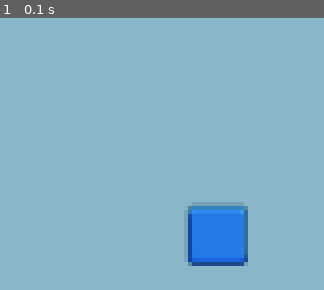
Above: before the commit, frame 1.
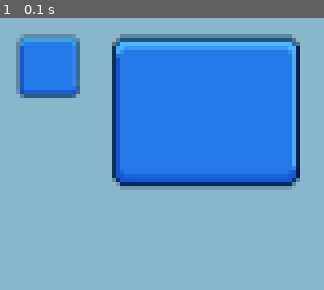
Above: after the commit, the same moment.

Repository: seanK200/picard
Game: pygame game, started from run.py
The game is run twice, just before and just after one commit, with the same random seed, the same clock (stepped at 60 frames per second) and the same inputs.
Inputs:
- Up to frame 1 (0.1 s): no input

The runs differ from the first frame. In frame 1, 42% of the frame differs, in the area x 4-93%, y 5-92%.

Commit message:
sprite scaling

Diff:
--- a/picard/__init__.py
+++ b/picard/__init__.py
@@ -1,7 +1,7 @@
 import pygame
 from typing import List
 from .const import *
-from .ui import Element, ImageElement
+from .ui import Element, ImageElement, UIElement
 
 class PiCard:
     def __init__(self, is_dev: bool, fps: int) -> None:
@@ -19,8 +19,11 @@
         # square = Element(10, 20, 100, 50, background=(128, 34, 0))
         # self.all_elements.append(square)
 
-        frame = ImageElement(100, 100, src="assets/UI_Flat_Frame_01_Lite.png")
+        frame = ImageElement(10, 10, src="assets/UI_Flat_Frame_01_Lite.png")
         self.all_elements.append(frame)
+
+        frame2 = UIElement(60, 10, 100, 80, src="assets/UI_Flat_Frame_01_Lite.png", scale_by=2, scale_boundary=(5, 4, 5, 4))
+        self.all_elements.append(frame2)
 
 
 
--- a/picard/ui.py
+++ b/picard/ui.py
@@ -201,8 +201,7 @@
 
 
     def render_opacity(self):
-        if self.opacity != None:
-            self.image.set_alpha(self._opacity.get())
+        self.image.set_alpha(self._opacity.get())
 
 
     def get_updated_rect(self) -> Union[pygame.Rect, None]:
@@ -225,55 +224,50 @@
         scale_by: float = 1.0,
         colorkey: Union[Tuple[int], None] = None,
         focusable: bool = False,
-        background: Union[Tuple[int], None] = None,
-        opacity: Union[int, None] = None
+        opacity: Union[int, None] = None,
+        init_image: bool = True,
     ) -> None:
-        super().__init__(x, y, width, height, colorkey=colorkey, focusable=focusable, background=background, opacity=opacity, init_image=False)
+        super().__init__(x, y, width, height, colorkey=colorkey, focusable=focusable, background=None, opacity=opacity, init_image=False)
         self.src = src
-        self._scale_by = State(scale_by, self.all_states)
-        self.init_image()
-
-
-    @property
-    def scale_by(self):
-        return self._scale_by.value
-
-
-    @scale_by.setter
-    def scale_by(self, value: float):
-        self._scale_by.set(value)
+        self.scale_by = scale_by
+        if init_image:
+            self.init_image()
 
 
     def init_image(self):
         self.load_image()
-        self.scale_image()
         self.render(True)
 
 
     def load_image(self):
         self.image = pygame.image.load(self.src).convert()
         self.image.set_colorkey(self.colorkey if self.colorkey else (0, 0, 0), pygame.RLEACCEL)
+        if self.scale_by != 1:
+            original_rect = self.image.get_rect()
+            self.image = pygame.transform.scale(self.image, (original_rect.w * self.scale_by, original_rect.h * self.scale_by))
         self.rect = self.image.get_rect(left=self.x, top=self.y)
         self.original_image = self.image
 
 
-    def scale_image(self):
-        scaled = True
-        if self.w and self.h:
-            self.image = pygame.transform.scale(self.original_image, (self.w, self.h))
-        elif self.w:
-            h = math.floor(self.w * self.rect.h / self.rect.w)
-            self.image = pygame.transform.scale(self.original_image, (self.w, h))
-        elif self.h:
-            w = math.floor(self.h * self.rect.w / self.rect.h)
-            self.image = pygame.transform.scale(self.original_image, (w, self.h))
-        elif self.scale_by != 1:
-            self.image = pygame.transform.scale(self.original_image, (self.rect.w * self.scale_by, self.rect.h * self.scale_by))
-        else:
-            scaled = False
-
-        if scaled:
-            self.rect = self.image.get_rect(left=self.x, top=self.y)
+    def render(self, force: bool = False):
+        if not force and not self.changed:
+            return
+
+        self.updated = True
+        if force or self._w.changed or self._h.changed:
+            w = self._w.get()
+            h = self._h.get()
+
+            if not w and h:
+                w = math.floor(h * self.rect.w / self.rect.h)
+            if not h and w:
+                h = math.floor(w * self.rect.h / self.rect.w)
+
+            if w and h:
+                self.image = pygame.transform.scale(self.original_image, (w, h))
+                self.rect = self.image.get_rect(left=self.x, top=self.y)
+
+        self.render_opacity()
 
 
 class UIElement(ImageElement):
@@ -289,10 +283,9 @@
         scale_boundary: Union[Tuple[int], None] = None,
         colorkey: Union[Tuple[int], None] = None,
         focusable: bool = False,
-        background: Union[Tuple[int], None] = None,
         opacity: Union[int, None] = None
     ) -> None:
-        super().__init__(x, y, width, height, src=src, scale_by=scale_by, colorkey=colorkey, focusable=focusable, background=background, opacity=opacity)
+        super().__init__(x, y, width, height, src=src, scale_by=scale_by, colorkey=colorkey, focusable=focusable, opacity=opacity, init_image=False)
         if type(scale_boundary) == tuple:
             if 4 % len(scale_boundary) == 0:
                 self.scale_boundary: Tuple[int] = scale_boundary * (4 // len(scale_boundary))
@@ -300,342 +293,90 @@
                 raise ValueError('scale_boundary length should be either 1, 2, 4')
         elif type(scale_boundary) == int:
             self.scale_boundary: Tuple[int] = [scale_boundary] * 4
+        elif scale_boundary == None:
+            self.scale_boundary = (0, 0, 0, 0)
         else:
             raise TypeError('Unexpected scale_boundary type: ' + str(type(scale_boundary)))
+
+        if scale_by != 1:
+            self.scale_boundary = tuple(i * self.scale_by for i in self.scale_boundary)
+
+        print(self.scale_boundary)
+
         self.init_image()
 
 
     def load_image(self):
         super().load_image()
-        # self.repeat_rect = pygame.Rect(
-        #     self.scale_boundary[3],
-        #     self.scale_boundary[0],
-        #     self.rect.w - self.scale_boundary[3] - self.scale_boundary[1],
-        #     self.rect.h - self.scale_boundary[0] - self.scale_boundary[2]
-        # )
-
-    def scale_image(self):
-        if self.scale_by != 1:
-            self.image = pygame.transform.scale(self.original_image, (self.rect.w * self.scale_by, self.rect.h * self.scale_by))
-
-
-
-# class UIElement(ImageElement):
-#     def __init__(
-#         self,
-#         x: int,
-#         y: int,
-#         width: int = 0,
-#         height: int = 0,
-#         *,
-#         scale_boundary: Union[int, Tuple[int]],
-#         src: str = '',
-#         scale_by: int = 1,
-#         colorkey: Union[Tuple[int], None] = None,
-#         focusable: bool = False,
-#         background: Union[Tuple[int], None] = None,
-#         opacity: Union[int, None] = None
-#     ) -> None:
-#         if type(scale_boundary) == tuple:
-#             if 4 % len(scale_boundary) == 0:
-#                 self.scale_boundary: Tuple[int] = scale_boundary * (4 // len(scale_boundary))
-#             else:
-#                 raise ValueError('scale_boundary length should be either 1, 2, 4')
-#         elif type(scale_boundary) == int:
-#             self.scale_boundary: Tuple[int] = [scale_boundary] * 4
-#         else:
-#             raise TypeError('Unexpected scale_boundary type: ' + str(type(scale_boundary)))
-#         self.corners: Union[pygame.Surface, None] = None
-
-#         super().__init__(
-#             x,
-#             y,
-#             width,
-#             height,
-#             src=src,
-#             scale_by=scale_by,
-#             colorkey=colorkey,
-#             focusable=focusable,
-#             background=background,
-#             opacity=opacity
-#         )
-
-#     def scale_image(self):
-#         boundary = self.scale_boundary
-#         if self.scale_by != 1:
-#             self.scale_boundary = tuple(i * self.scale_by for i in self.scale_boundary)
-
-#         # Scaled size
-#         if self._w and self._h:
-#             scaled_w = self._w
-#             scaled_h = self._h
-#         elif self._w:
-#             scaled_w = self._w
-#             scaled_h = self._w
-#         elif self._h:
-#             scaled_w = self._h
-#             scaled_h = self._h
-#         elif self.scale_by == 1:
-#             self.image = self.original_image
-
-
-#         # Create corners Surface
-#         if not self.corners:
-#             chop_w = self.rect.w * self.scale_by - boundary[3] - boundary[1]
-#             chop_h = self.rect.h * self.scale_by - boundary[0] - boundary[2]
-#             self.corners = pygame.transform.chop(self.original_image, pygame.Rect(boundary[3], boundary[0], chop_w, chop_h))
-
-
-
-
-
-
-
-# if self.scale_boundary:
-#     if self.scale_by != 1:
-#         self.scale_boundary = tuple(i * self.scale_by for i in self.scale_boundary)
-
-#     boundary = self.scale_boundary
-#     if not self.corners:
-        # chop_w = self.rect.w * self.scale_by - boundary[3] - boundary[1]
-        # chop_h = self.rect.h * self.scale_by - boundary[0] - boundary[2]
-        # self.corners = pygame.transform.chop(self.original_image, pygame.Rect(boundary[3], boundary[0], chop_w, chop_h))
-
-#     # Scaled
-    # if self._w and self._h:
-    #     scaled_w = self._w
-    #     scaled_h = self._h
-    # elif self._w:
-    #     scaled_w = self._w
-    #     scaled_h = self._h
-    # elif self._h:
-
-
-
-#     # Blit corners
-
-
-
-
-
-# class Resizable(pygame.sprite.Sprite):
-#     def __init__(
-#         self,
-#         src: str,
-#         rect: pygame.Rect,
-#         boundary: Optional[Union[List[int], Tuple[int], int]] = None,
-#         scale: int = 1,
-#     ) -> None:
-#         super().__init__()
-
-#         # Boundary condition
-#         self.boundary: List[int] = []
-#         if boundary != None:
-#             if type(boundary) == int:
-#                 self.boundary.append(boundary)
-#             elif type(boundary) == list or type(boundary) == tuple:
-#                 for v in boundary:
-#                     self.boundary.append(v)
-#             else:
-#                 raise TypeError('Expected List[int]')
-#             if 4 % len(self.boundary) == 0:
-#                 self.boundary *= 4 // len(self.boundary)
-#             else:
-#                 raise ValueError('Invalid boundary length: ' + str(len(self.boundary)))
-
-#         if scale != 1:
-#             for i, b in enumerate(self.boundary):
-#                 self.boundary[i] = b * scale
-
-#         # Size
-#         self.rect = rect
-#         min_w = self.boundary[1] + self.boundary[3]
-#         min_h = self.boundary[0] + self.boundary[2]
-#         if self.rect.w < min_w:
-#             self.rect.w = min_w
-#         if self.rect.h < min_h:
-#             self.rect.h = min_h
-
-#         # Load image
-#         self.img_surf = pygame.image.load(src).convert()
-#         if scale != 1:
-#             img_rect = self.img_surf.get_rect()
-#             self.img_surf = pygame.transform.scale(
-#                 self.img_surf,
-#                 (img_rect.w * scale, img_rect.h * scale)
-#             )
-#         self.img_surf.set_colorkey((0, 0, 0), pygame.RLEACCEL)
-#         img_rect = self.img_surf.get_rect()
-#         img_w = img_rect.width
-#         img_h = img_rect.height
-
-#         # Get x, y, w, h for repeatable Area
-#         repeat_rect = pygame.Rect(
-#             self.boundary[3],
-#             self.boundary[0],
-#             img_w - self.boundary[3] - self.boundary[1],
-#             img_h - self.boundary[0] - self.boundary[2]
-#         )
-
-#         # Get x, y, w, h for corners (topleft, topright, bottomright, bottomleft)
-#         if self.boundary[0] and self.boundary[3]:
-#             corner_tl = pygame.Rect(
-#                 0,
-#                 0,
-#                 self.boundary[3],
-#                 self.boundary[0],
-#             )
-#         else:
-#             corner_tl = None
-
-#         if self.boundary[0] and self.boundary[1]:
-#             corner_tr = pygame.Rect(
-#                 img_w - self.boundary[1],
-#                 0,
-#                 self.boundary[1],
-#                 self.boundary[0],
-#             )
-#         else:
-#             corner_tr = None
-
-#         if self.boundary[1] and self.boundary[2]:
-#             corner_br = pygame.Rect(
-#                 img_w - self.boundary[1],
-#                 img_h - self.boundary[2],
-#                 self.boundary[1],
-#                 self.boundary[2],
-#             )
-#         else:
-#             corner_br = None
-
-#         if self.boundary[2] and self.boundary[3]:
-#             corner_bl = pygame.Rect(
-#                 0,
-#                 img_h - self.boundary[2],
-#                 self.boundary[3],
-#                 self.boundary[2],
-#             )
-#         else:
-#             corner_bl = None
-
-#         # Get x, y, w, h for edges (top, right, bottom, left)
-#         if self.boundary[0]:
-#             edge_t = pygame.Rect(
-#                 self.boundary[3],
-#                 0,
-#                 repeat_rect.w,
-#                 self.boundary[0],
-#             )
-#         else:
-#             edge_t = None
-
-#         if self.boundary[1]:
-#             edge_r = pygame.Rect(
-#                 img_w - self.boundary[1],
-#                 self.boundary[0],
-#                 self.boundary[1],
-#                 repeat_rect.h,
-#             )
-#         else:
-#             edge_r = None
-
-#         if self.boundary[2]:
-#             edge_b = pygame.Rect(
-#                 self.boundary[3],
-#                 img_h - self.boundary[2],
-#                 repeat_rect.w,
-#                 self.boundary[2],
-#             )
-#         else:
-#             edge_b = None
-
-#         if self.boundary[3]:
-#             edge_l = pygame.Rect(
-#                 0,
-#                 self.boundary[0],
-#                 self.boundary[3],
-#                 repeat_rect.h,
-#             )
-#         else:
-#             edge_l = None
-
-#         self.repeat_rect = repeat_rect
-#         self.corner_rects = (corner_tl, corner_tr, corner_br, corner_bl)
-#         self.edge_rects = (edge_t, edge_r, edge_b, edge_l)
-
-#         print("REPEAT")
-#         print(repeat_rect)
-#         print("\nCORNERS")
-#         for c in self.corner_rects:
-#             if c:
-#                 print(c.w, c.h, c.x, c.y)
-#             else:
-#                 print("None")
-#         print("\nEDGES")
-#         for e in self.edge_rects:
-#             if e:
-#                 print(e.w, e.h, e.x, e.y)
-#             else:
-#                 print("None")
-
-#         self.draw()
-
-
-#     def draw(self):
-#         self.surf = pygame.Surface((self.rect.w, self.rect.h))
-#         self.surf.set_colorkey((0, 0, 0), pygame.RLEACCEL)
-#         self.rect = self.surf.get_rect(
-#             x=self.rect.x,
-#             y=self.rect.y
-#         )
-
-#         # Blit corners
-#         corner_dests = (
-#             (0, 0),
-#             (self.rect.w - self.boundary[1], 0),
-#             (self.rect.w - self.boundary[1], self.rect.h - self.boundary[2]),
-#             (0, self.rect.h - self.boundary[2]),
-#         )
-#         for i, corner_rect in enumerate(self.corner_rects):
-#             if corner_rect:
-#                 self.surf.blit(self.img_surf, corner_dests[i], corner_rect)
-
-#         edge_w = self.rect.w - self.boundary[3] - self.boundary[0]
-#         edge_h = self.rect.h - self.boundary[0] - self.boundary[2]
-
-#         for i, edge_rect in enumerate(self.edge_rects):
-#             if edge_rect:
-#                 if i % 2 == 0:
-#                     if edge_w:
-#                         pass
-#                 else:
-#                     if edge_h:
-#                         pass
-
-
-
-
-
-
-
-# class Element:
-#     def __init__(self, focusable: bool = True, tabindex: int = -1) -> None:
-#         self.focusable = focusable
-#         self.focused = False
-#         pass
-
-
-# class Button(Element):
-#     IDLE = 0
-#     PRESS = 1
-#     LOCK = 2
-#     RELEASE = 3
-
-
-#     def __init__(self, focusable: bool = True, tabindex: int = -1, latch: bool = False) -> None:
-#         super().__init__(focusable, tabindex)
-#         self.latch = latch
-#         self.disabled = False
-
-#         # For animations
-#         self.frame = 0
+        bn = self.scale_boundary
+        ow = self.rect.w
+        oh = self.rect.h
+        self.interior_rect = pygame.Rect(bn[3], bn[0], ow - bn[3] - bn[1], oh - bn[0] - bn[2])
+        self.corner_rects = (
+            pygame.Rect(0, 0, bn[3], bn[0]) if bn[0] and bn[3] else None,
+            pygame.Rect(ow - bn[1], 0, bn[1], bn[0]) if bn[0] and bn[1] else None,
+            pygame.Rect(ow - bn[1], oh - bn[2], bn[1], bn[2]) if bn[1] and bn[2] else None,
+            pygame.Rect(0, oh - bn[2], bn[3], bn[2]) if bn[2] and bn[3] else None,
+        )
+
+        iw = self.interior_rect.w
+        ih = self.interior_rect.h
+        self.edge_rects = (
+            pygame.Rect(bn[3], 0, iw, bn[0]) if bn[0] else None,
+            pygame.Rect(ow - bn[1], bn[0], bn[1], ih) if bn[1] else None,
+            pygame.Rect(bn[3], oh - bn[2], iw, bn[2]) if bn[2] else None,
+            pygame.Rect(0, bn[0], bn[3], ih) if bn[3] else None,
+        )
+
+
+    def render(self, force: bool = False):
+        if not force and not self.changed:
+            return
+
+        self.updated = True
+        self.image = pygame.Surface((self.w, self.h))
+        self.image.set_colorkey((0, 0, 0), pygame.RLEACCEL)
+        self.rect = self.image.get_rect(left=self.x, top=self.y)
+
+        bn = self.scale_boundary
+
+        # Corners
+        corner_dests = (
+            (0, 0),
+            (self.w - bn[1], 0),
+            (self.w - bn[1], self.h - bn[2]),
+            (0, self.h - bn[2]),
+        )
+        for i, corner_rect in enumerate(self.corner_rects):
+            if corner_rect:
+                self.image.blit(self.original_image, corner_dests[i], corner_rect)
+
+        # Edges
+        edge_sizes = (
+            (self.w - bn[3] - bn[1], bn[0]),
+            (bn[1], self.h - bn[0] - bn[2]),
+            (self.w - bn[3] - bn[1], bn[2]),
+            (bn[3], self.h - bn[0] - bn[2]),
+        )
+        edge_dests = (
+            (bn[3], 0),
+            (self.w - bn[1], bn[0]),
+            (bn[3], self.h - bn[2]),
+            (0, bn[0])
+        )
+        for i, edge_rect in enumerate(self.edge_rects):
+            if edge_rect:
+                edge_surf = pygame.Surface((edge_rect.w, edge_rect.h))
+                edge_surf.blit(self.original_image, (0, 0), edge_rect)
+                edge_surf = pygame.transform.scale(edge_surf, edge_sizes[i])
+                self.image.blit(edge_surf, edge_dests[i])
+
+        # Interior
+        interior_size = (self.w - bn[3] - bn[1], self.h - bn[0] - bn[2])
+        if interior_size[0] > 0 and interior_size[1] > 0:
+            interior_surf = pygame.Surface((self.interior_rect.w, self.interior_rect.h))
+            interior_surf.blit(self.original_image, (0, 0), self.interior_rect)
+            interior_surf = pygame.transform.scale(interior_surf, interior_size)
+            self.image.blit(interior_surf, (bn[3], bn[0]))
+
+        self.render_opacity()
Not shown, changed: README.md
